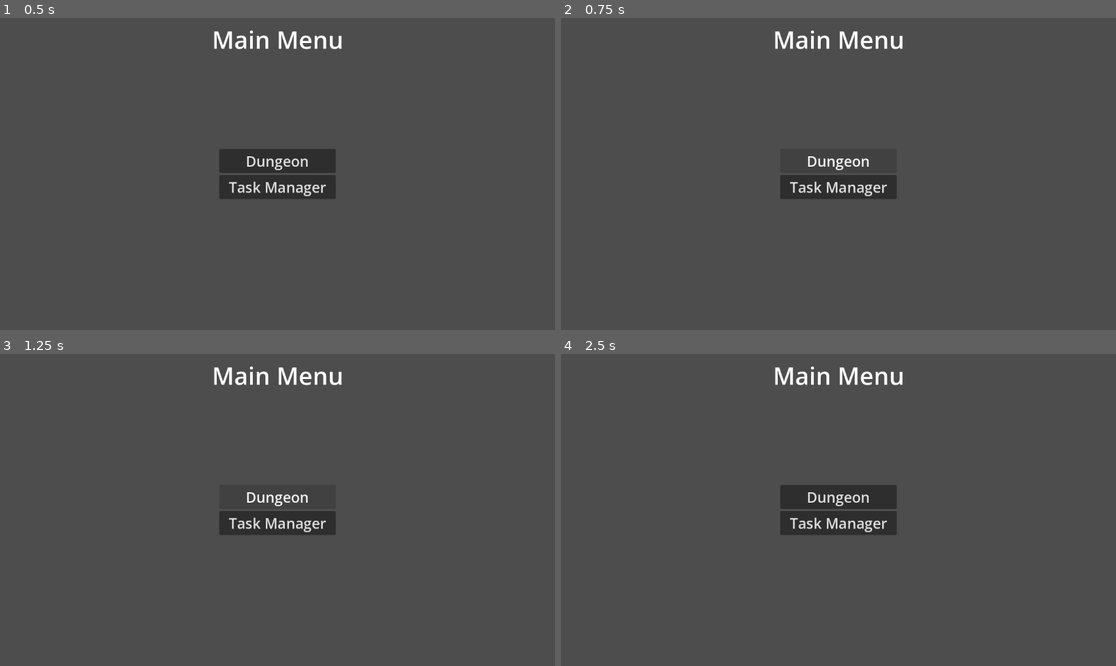
Above: before the commit, frames 1-4 (two rows, left to right).
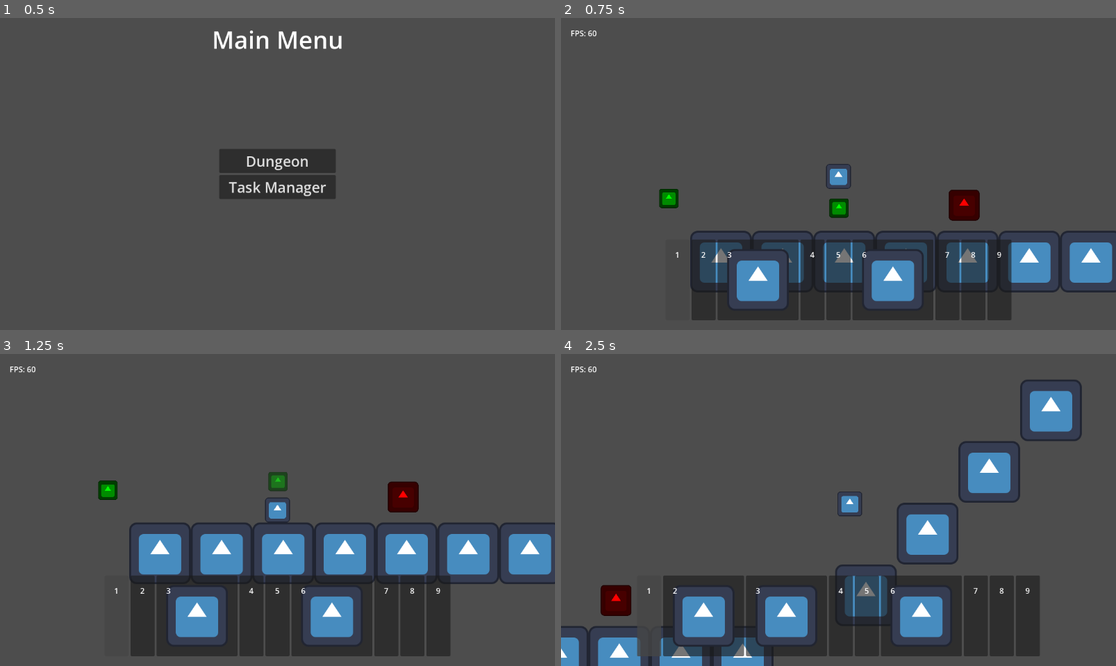
Above: after the commit, the same moments.

Repository: TheHumanMRP/RPG-Life-Tracker
Game: Godot game, scene res://Folders/Systems/Main/Scenes/main_scene.tscn
Two runs of this game, one before a commit and one after it. Both use one fixed random seed, a clock stepped at 60 frames per second and the inputs below. The engine's default icon, where the game draws it, is replaced by a stand-in: a white triangle on a blue panel in a dark square.
Inputs (mouse positions are in pixels of both pictures, inside the frame that each line leads up to):
- Up to frame 1 (0.5 s): no input
- Up to frame 2 (0.75 s): click "Dungeon" at 0.5 s
- Up to frame 3 (1.25 s): no input
- Up to frame 4 (2.5 s): move the mouse to (960, 494) at 1.27 s; hold D (move_right) from 1.28 s (still down); tap T (add_test_sword) at 1.35, 2.1 s; click (960, 494) at 1.42 s; tap Space (jump) at 1.52, 2.27 s; move the mouse to (727, 525) at 2.02 s

Frame 1 is identical in both runs. In frame 2, 19% of the frame differs, in the area x 1-100%, y 4-97%; in frame 3, 24%; in frame 4, 24%, in the area x 0-94%, y 4-100%.
Error before the commit: Parse Error: Could not parse global class "HotbarLogic" from "res://Folders/Systems/Inventory_System/Scripts/Hotbar/hotbar_logic.gd". (res://Folders/Systems/Gl…

Commit message:
Auto commit at 2026-08-30 22:05:34

Diff:
--- a/Folders/Systems/Inventory_System/Scripts/Hotbar/hotbar_logic.gd
+++ b/Folders/Systems/Inventory_System/Scripts/Hotbar/hotbar_logic.gd
@@ -9,9 +9,7 @@
 	print("\nHotbar Logic: Init called")
 	SignalBus.hotbar_item_selected.connect(_on_hotbar_item_selected)
 	SignalBus.hotbar_item_equipped.connect(_on_hotbar_item_equipped)
-
-	# It has basically the same functionality
-	SignalBus.swap_hotbar_item.connect(add_item_to_hotbar)
+	SignalBus.swap_hotbar_item.connect(_on_swap_hotbar_item)
 
 # ============================================================================
 # Item Management
@@ -35,7 +33,8 @@
 	InfoGetter.get_hotbar()[slot_index] = item_id
 
 	notify_hotbar_changed()
-func add_item_to_hotbar(item_id: int, slot_index: int) -> void:
+
+func _on_swap_hotbar_item(slot_index: int, item_id: int) -> void:
 	print("\nHotbar Logic: Add item func called with item id and slot index: ", item_id, " : ", slot_index)
 
 	if not check_if_slot_empty(slot_index):
@@ -45,7 +44,6 @@
 	InfoGetter.get_hotbar()[slot_index] = item_id
 
 	notify_hotbar_changed()
-
 
 
 # ============================================================================
